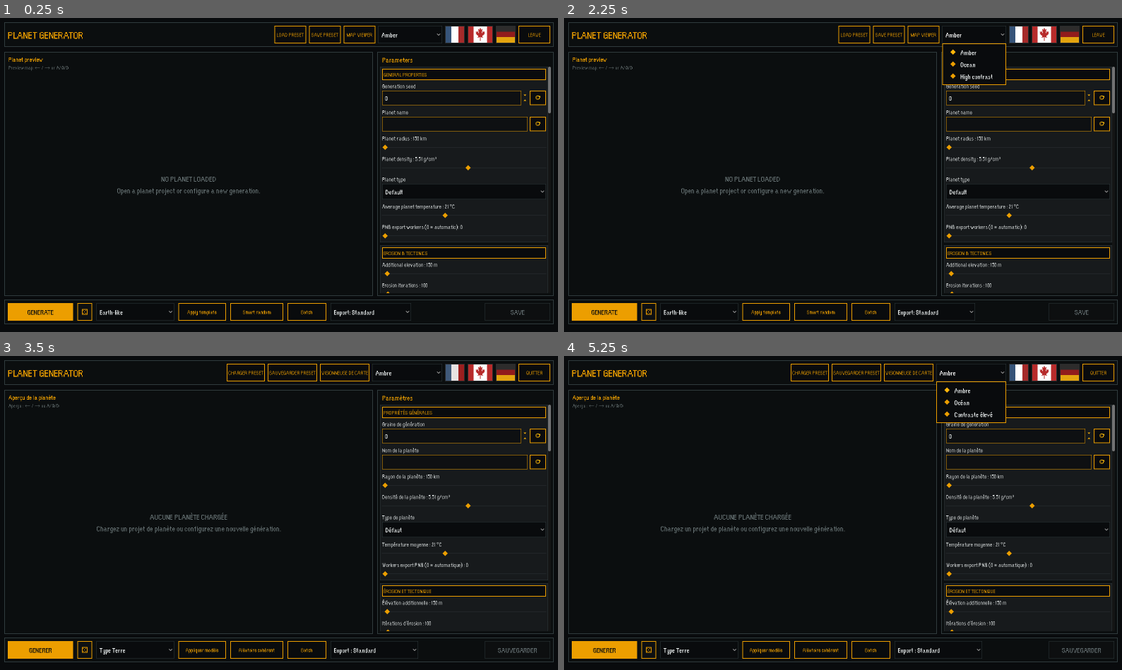
Above: before the commit, frames 1-4 (two rows, left to right).
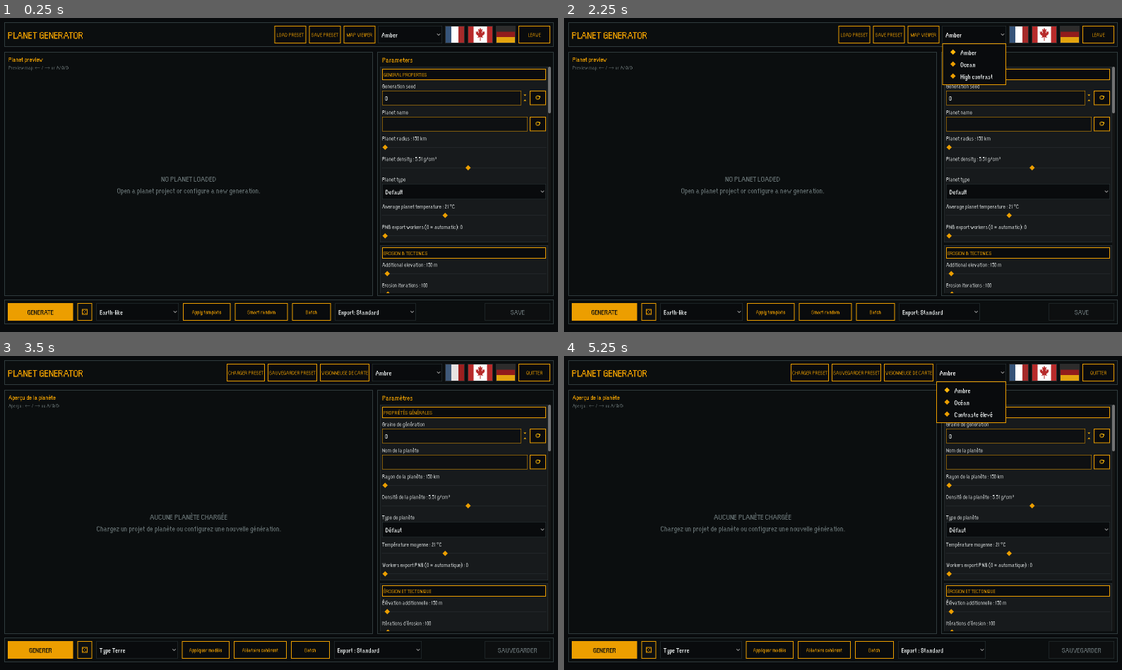
Above: after the commit, the same moments.

Repository: Jujedie/PlanetGenerator
Game: Godot game, scene res://data/scn/master.tscn
Two runs of this game, one before a commit and one after it. Both use one fixed random seed, a clock stepped at 60 frames per second and the inputs below.
Inputs (mouse positions are in pixels of both pictures, inside the frame that each line leads up to):
- Up to frame 1 (0.25 s): no input
- Up to frame 2 (2.25 s): click "MAP VIEWER" at 0.5 s; click "PARAMETERS" at 1.25 s; click "Amber" at 2 s
- Up to frame 3 (3.5 s): click (457, 371) at 2.77 s
- Up to frame 4 (5.25 s): click "VISIONNEUSE DE CARTE" at 3.5 s; click "PARAMÈTRES" at 4.25 s; click "Ambre" at 5 s

The runs differ from the first frame. In frame 1, 0.3% of the frame differs, in the area x 30-75%, y 90-97%; in frame 2, 0.3%; in frame 3, 0.3%, in the area x 30-76%, y 90-97%; in frame 4, 0.3%.

Commit message:
feat: Ajouter des modèles de planètes géantes gazeuses et mettre à jour les traductions

Diff:
--- a/data/translations/base.csv
+++ b/data/translations/base.csv
@@ -110,6 +110,14 @@
 OCEAN_COST_FLAT,Ocean cost (flat) : {val},Coût océan (plat) : {val},Ozeankosten (flach) : {val}
 OCEAN_COST_DEEPER,Ocean cost (deeper) : {val},Coût océan (profond) : {val},Ozeankosten (tief) : {val}
 OCEAN_NOISE_STRENGTH,Ocean noise strength : {val},Force du bruit océan : {val},Ozeanrauschstärke : {val}
+
+GAS_GIANT_CATEGORIE,Gas giant atmosphere,Atmosphère de géante gazeuse,Gasriesenatmosphäre
+GAS_GIANT_NUM_BANDS,Atmospheric bands : {val},Bandes atmosphériques : {val},Atmosphärische Bänder : {val}
+GAS_GIANT_JET_STRENGTH,Jet strength : {val},Force des jets : {val},Jet-Stärke : {val}
+GAS_GIANT_EDDY_STRENGTH,Eddy strength : {val},Force des tourbillons : {val},Wirbelstärke : {val}
+GAS_GIANT_ADVECTION_DT,Advection step : {val},Pas d'advection : {val},Advektionsschritt : {val}
+GAS_GIANT_ADVECTION_ITERATIONS,Advection iterations : {val},Itérations d'advection : {val},Advektionsiterationen : {val}
+GAS_GIANT_TARGET_SHARPEN,Cloud contrast retention : {val},Conservation du contraste nuageux : {val},Wolkenkontrasterhalt : {val}
 
 RESSOURCES_CATEGORIE,Resources category,Catégorie ressources,Ressourcenkategorie
 PETROLE_PROBABILITY,Petroleum probability : {val},Probabilité de pétrole : {val},Ölwahrscheinlichkeit : {val}
@@ -306,6 +314,14 @@
 TEMPLATE_FROZEN_WORLD,Frozen World,Monde gelé,Eiswelt
 TEMPLATE_MARS_LIKE,Mars-like,Type Mars,Marsähnlich
 TEMPLATE_VENUS_LIKE,Venus-like,Type Vénus,Venusähnlich
+TEMPLATE_VOLCANIC_WORLD,Volcanic World,Monde volcanique,Vulkanwelt
+TEMPLATE_LAVA_OCEAN,Lava Ocean,Océan de lave,Lavaozean
+TEMPLATE_DEAD_WORLD,Dead World,Monde mort,Tote Welt
+TEMPLATE_IRRADIATED_WASTELAND,Irradiated Wasteland,Désert irradié,Verstrahltes Ödland
+TEMPLATE_GAS_GIANT,Gas Giant,Géante gazeuse,Gasriese
+TEMPLATE_HOT_JUPITER,Hot Jupiter,Jupiter chaud,Heißer Jupiter
+TEMPLATE_ICE_GIANT,Ice Giant,Géante de glace,Eisriese
+TEMPLATE_STORM_GIANT,Storm Giant,Géante tempétueuse,Sturm-Gasriese
 TEMPLATE_HIGH_TECTONICS,High Tectonics,Forte tectonique,Starke Tektonik
 TEMPLATE_LOW_RELIEF,Low Relief,Faible relief,Geringes Relief
 TEMPLATE_MOUNTAIN_WORLD,Mountain World,Monde montagneux,Gebirgswelt
--- a/src/classes/classes_io/planet_templates.gd
+++ b/src/classes/classes_io/planet_templates.gd
@@ -14,6 +14,14 @@
 	"Frozen World",
 	"Mars-like",
 	"Venus-like",
+	"Volcanic World",
+	"Lava Ocean",
+	"Dead World",
+	"Irradiated Wasteland",
+	"Gas Giant",
+	"Hot Jupiter",
+	"Ice Giant",
+	"Storm Giant",
 	"High Tectonics",
 	"Low Relief",
 	"Mountain World",
@@ -28,6 +36,14 @@
 	"Frozen World": "TEMPLATE_FROZEN_WORLD",
 	"Mars-like": "TEMPLATE_MARS_LIKE",
 	"Venus-like": "TEMPLATE_VENUS_LIKE",
+	"Volcanic World": "TEMPLATE_VOLCANIC_WORLD",
+	"Lava Ocean": "TEMPLATE_LAVA_OCEAN",
+	"Dead World": "TEMPLATE_DEAD_WORLD",
+	"Irradiated Wasteland": "TEMPLATE_IRRADIATED_WASTELAND",
+	"Gas Giant": "TEMPLATE_GAS_GIANT",
+	"Hot Jupiter": "TEMPLATE_HOT_JUPITER",
+	"Ice Giant": "TEMPLATE_ICE_GIANT",
+	"Storm Giant": "TEMPLATE_STORM_GIANT",
 	"High Tectonics": "TEMPLATE_HIGH_TECTONICS",
 	"Low Relief": "TEMPLATE_LOW_RELIEF",
 	"Mountain World": "TEMPLATE_MOUNTAIN_WORLD",
@@ -44,6 +60,14 @@
 	"Frozen World": {"planet_type": 0, "avg_temperature": -24.0, "ocean_ratio": 58.0, "global_humidity": 0.45, "ice_probability": 1.0, "terrain_scale": 50.0},
 	"Mars-like": {"planet_type": 5, "avg_temperature": -58.0, "ocean_ratio": 0.0, "global_humidity": 0.02, "ice_probability": 0.10, "terrain_scale": 200.0, "crater_density": 0.65},
 	"Venus-like": {"planet_type": 1, "avg_temperature": 460.0, "ocean_ratio": 5.0, "global_humidity": 0.12, "ice_probability": 0.0, "terrain_scale": 100.0},
+	"Volcanic World": {"planet_type": 2, "avg_temperature": 260.0, "ocean_ratio": 30.0, "global_humidity": 0.18, "ice_probability": 0.0, "terrain_scale": 400.0, "erosion_iterations": 70.0, "erosion_rate": 0.03, "rain_rate": 0.003, "evap_rate": 0.08, "flow_rate": 0.20, "spreading_rate": 180.0, "crater_density": 0.30, "cloud_coverage": 0.65, "cloud_density": 0.85, "global_richness": 2.0},
+	"Lava Ocean": {"planet_type": 2, "avg_temperature": 500.0, "ocean_ratio": 70.0, "global_humidity": 0.10, "ice_probability": 0.0, "terrain_scale": 250.0, "erosion_iterations": 40.0, "erosion_rate": 0.02, "rain_rate": 0.002, "evap_rate": 0.15, "flow_rate": 0.18, "spreading_rate": 250.0, "crater_density": 0.20, "cloud_coverage": 0.80, "cloud_density": 0.90, "global_richness": 2.5},
+	"Dead World": {"planet_type": 4, "avg_temperature": 5.0, "ocean_ratio": 30.0, "global_humidity": 0.18, "ice_probability": 0.35, "terrain_scale": 250.0, "erosion_iterations": 80.0, "erosion_rate": 0.035, "crater_density": 0.70, "cloud_coverage": 0.35, "cloud_density": 0.50, "petrole_probability": 0.010, "global_richness": 0.7},
+	"Irradiated Wasteland": {"planet_type": 4, "avg_temperature": 45.0, "ocean_ratio": 12.0, "global_humidity": 0.05, "ice_probability": 0.0, "terrain_scale": 350.0, "erosion_iterations": 60.0, "erosion_rate": 0.025, "crater_density": 1.0, "cloud_coverage": 0.20, "cloud_density": 0.40, "petrole_probability": 0.005, "global_richness": 1.2},
+	"Gas Giant": {"planet_type": 6, "avg_temperature": -110.0, "gas_giant_num_bands": 12.0, "gas_giant_jet_strength": 4.0, "gas_giant_eddy_strength": 2.5, "gas_giant_advection_dt": 1.4, "gas_giant_advection_iterations": 40.0, "gas_giant_target_sharpen": 1.18},
+	"Hot Jupiter": {"planet_type": 6, "avg_temperature": 500.0, "gas_giant_num_bands": 8.0, "gas_giant_jet_strength": 6.5, "gas_giant_eddy_strength": 3.0, "gas_giant_advection_dt": 1.65, "gas_giant_advection_iterations": 48.0, "gas_giant_target_sharpen": 1.20},
+	"Ice Giant": {"planet_type": 6, "avg_temperature": -180.0, "gas_giant_num_bands": 14.0, "gas_giant_jet_strength": 3.2, "gas_giant_eddy_strength": 2.0, "gas_giant_advection_dt": 1.2, "gas_giant_advection_iterations": 44.0, "gas_giant_target_sharpen": 1.16},
+	"Storm Giant": {"planet_type": 6, "avg_temperature": -70.0, "gas_giant_num_bands": 18.0, "gas_giant_jet_strength": 5.5, "gas_giant_eddy_strength": 4.0, "gas_giant_advection_dt": 1.4, "gas_giant_advection_iterations": 64.0, "gas_giant_target_sharpen": 1.22},
 	"High Tectonics": {"planet_type": 0, "avg_temperature": 15.0, "ocean_ratio": 62.0, "global_humidity": 0.50, "terrain_scale": 250.0, "spreading_rate": 120.0},
 	"Low Relief": {"planet_type": 0, "avg_temperature": 16.0, "ocean_ratio": 68.0, "global_humidity": 0.55, "terrain_scale": 0.0, "erosion_rate": 0.08},
 	"Mountain World": {"planet_type": 0, "avg_temperature": 8.0, "ocean_ratio": 48.0, "global_humidity": 0.50, "terrain_scale": 1200.0, "spreading_rate": 110.0, "erosion_rate": 0.035},
--- a/src/scenes/master.gd
+++ b/src/scenes/master.gd
@@ -776,6 +776,13 @@
 		"export_preset": _parameter_workspace.get_export_preset() if _parameter_workspace != null else ExportCatalog.PRESET_STANDARD,
 		"avg_temperature": ui["avg_temperature"],
 
+		"gas_giant_num_bands": int(ui["gas_giant_num_bands"]),
+		"gas_giant_jet_strength": ui["gas_giant_jet_strength"],
+		"gas_giant_eddy_strength": ui["gas_giant_eddy_strength"],
+		"gas_giant_advection_dt": ui["gas_giant_advection_dt"],
+		"gas_giant_advection_iterations": int(ui["gas_giant_advection_iterations"]),
+		"gas_giant_target_sharpen": ui["gas_giant_target_sharpen"],
+
 		"terrain_scale": ui["terrain_scale"],
 		"erosion_iterations": ui["erosion_iterations"],
 		"erosion_rate": ui["erosion_rate"],
--- a/src/scenes/parameter_workspace.gd
+++ b/src/scenes/parameter_workspace.gd
@@ -1027,6 +1027,8 @@
 	_set_category_visible("OCEAN", not no_surface_water and not gas)
 	_set_category_visible("CRATER", not gas)
 	_set_category_visible("EROSION", not gas)
+	_set_category_visible("GAS", gas)
+	_set_category_visible("RESSOURCES", not gas)
 
 
 func set_batch_running(running: bool) -> void:
--- a/src/scenes/planet_parameter_schema.gd
+++ b/src/scenes/planet_parameter_schema.gd
@@ -4,7 +4,7 @@
 ## Single source of truth for the standalone parameter editor.
 ## The UI is generated from this data at runtime; no slider is authored in a scene.
 
-const CATEGORY_ORDER := ["GENERAL", "EROSION", "CRATER", "EAU", "NUAGE", "REGION", "OCEAN", "RESSOURCES"]
+const CATEGORY_ORDER := ["GENERAL", "EROSION", "CRATER", "EAU", "NUAGE", "REGION", "OCEAN", "GAS", "RESSOURCES"]
 
 const CATEGORY_LABELS := {
 	"GENERAL": "GENERAL_PROPRIETE_CATEGORIE",
@@ -14,6 +14,7 @@
 	"NUAGE": "NUAGE_CATEGORIE",
 	"REGION": "REGION_CATEGORIE",
 	"OCEAN": "REGION_OCEAN_CATEGORIE",
+	"GAS": "GAS_GIANT_CATEGORIE",
 	"RESSOURCES": "RESSOURCES_CATEGORIE",
 }
 
@@ -71,6 +72,13 @@
 	{"key":"ocean_cost_deeper", "category":"OCEAN", "kind":"slider", "label":"OCEAN_COST_DEEPER", "default":2.0, "min":1.0, "max":10.0, "step":1.0},
 	{"key":"ocean_noise_strength", "category":"OCEAN", "kind":"slider", "label":"OCEAN_NOISE_STRENGTH", "default":0.5, "min":0.1, "max":1.0, "step":0.1},
 
+	{"key":"gas_giant_num_bands", "category":"GAS", "kind":"slider", "label":"GAS_GIANT_NUM_BANDS", "default":12.0, "min":6.0, "max":24.0, "step":1.0},
+	{"key":"gas_giant_jet_strength", "category":"GAS", "kind":"slider", "label":"GAS_GIANT_JET_STRENGTH", "default":4.0, "min":0.5, "max":10.0, "step":0.1},
+	{"key":"gas_giant_eddy_strength", "category":"GAS", "kind":"slider", "label":"GAS_GIANT_EDDY_STRENGTH", "default":2.5, "min":0.5, "max":8.0, "step":0.1},
+	{"key":"gas_giant_advection_dt", "category":"GAS", "kind":"slider", "label":"GAS_GIANT_ADVECTION_DT", "default":1.4, "min":0.4, "max":2.5, "step":0.05},
+	{"key":"gas_giant_advection_iterations", "category":"GAS", "kind":"slider", "label":"GAS_GIANT_ADVECTION_ITERATIONS", "default":40.0, "min":12.0, "max":120.0, "step":4.0},
+	{"key":"gas_giant_target_sharpen", "category":"GAS", "kind":"slider", "label":"GAS_GIANT_TARGET_SHARPEN", "default":1.18, "min":1.0, "max":1.5, "step":0.01},
+
 	{"key":"petrole_probability", "category":"RESSOURCES", "kind":"slider", "label":"PETROLE_PROBABILITY", "unit":"%", "default":0.025, "min":0.001, "max":1.0, "step":0.001},
 	{"key":"petrole_deposit_size", "category":"RESSOURCES", "kind":"slider", "label":"PETROLE_DEPOSIT_SIZE", "unit":" km²", "default":200.0, "min":1.0, "max":400.0, "step":1.0},
 	{"key":"global_richness", "category":"RESSOURCES", "kind":"slider", "label":"GLOBAL_RICHNESS", "default":1.0, "min":0.5, "max":10.0, "step":0.5},
--- a/tests/milestone_7_5_templates.gd
+++ b/tests/milestone_7_5_templates.gd
@@ -7,6 +7,19 @@
 	assert(float(earth["ocean_ratio"]) > 50.0)
 	var mars: Dictionary = PlanetTemplates.values("Mars-like")
 	assert(float(mars["ocean_ratio"]) == 0.0)
+	var volcanic: Dictionary = PlanetTemplates.values("Volcanic World")
+	assert(int(volcanic["planet_type"]) == 2)
+	assert(float(volcanic["spreading_rate"]) > 100.0)
+	var dead: Dictionary = PlanetTemplates.values("Dead World")
+	assert(int(dead["planet_type"]) == 4)
+	assert(float(dead["crater_density"]) >= 0.7)
+	var gas: Dictionary = PlanetTemplates.values("Gas Giant")
+	assert(int(gas["planet_type"]) == 6)
+	assert(int(gas["gas_giant_num_bands"]) >= 6)
+	assert(not PlanetParameterSchema.definition("gas_giant_jet_strength").is_empty())
+	assert(PlanetTemplates.ORDER.has("Hot Jupiter"))
+	assert(PlanetTemplates.ORDER.has("Ice Giant"))
+	assert(PlanetTemplates.ORDER.has("Storm Giant"))
 	var rng := RandomNumberGenerator.new()
 	rng.seed = 12345
 	var a: Dictionary = PlanetTemplates.smart_random(rng)
Binary file changed: data/translations/base.de.translation
Binary file changed: data/translations/base.en.translation
Binary file changed: data/translations/base.fr.translation
